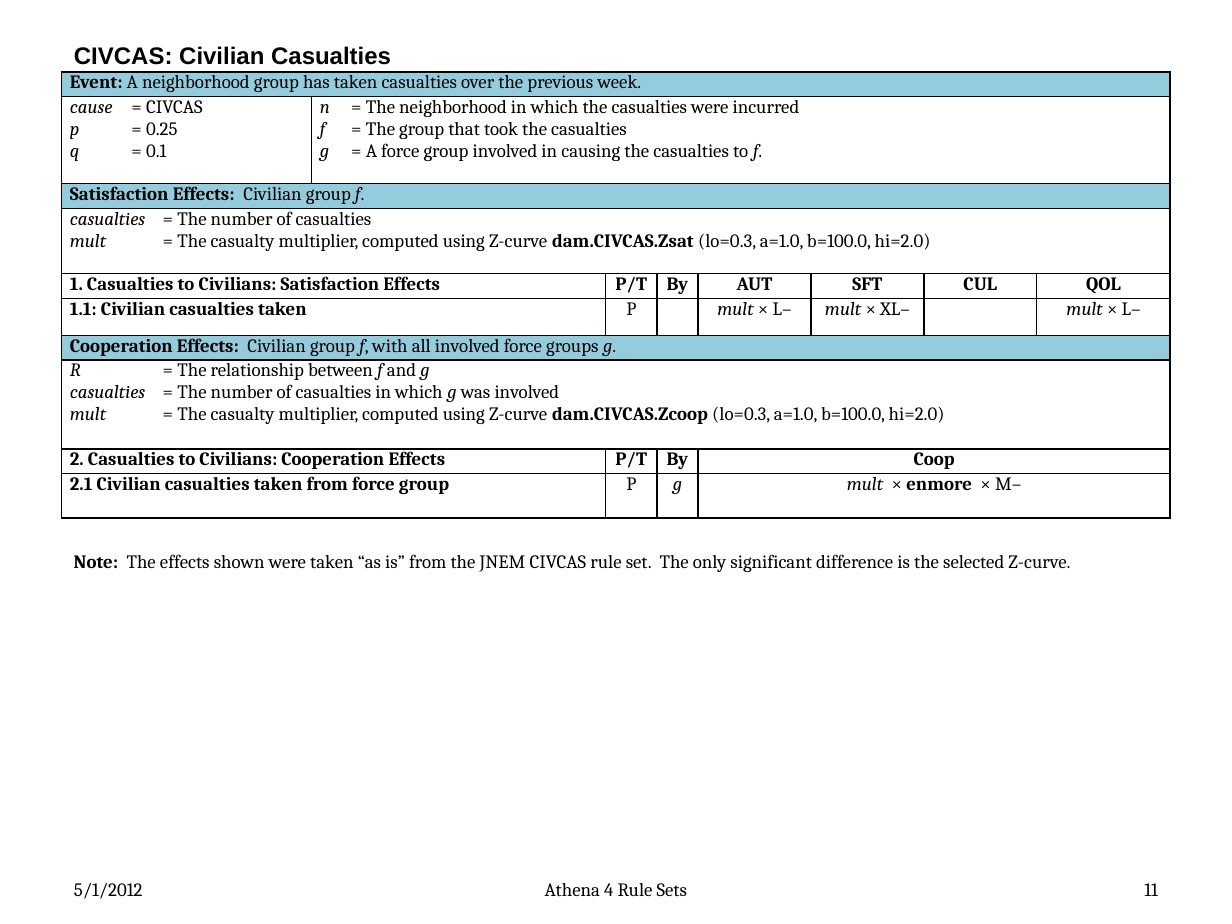
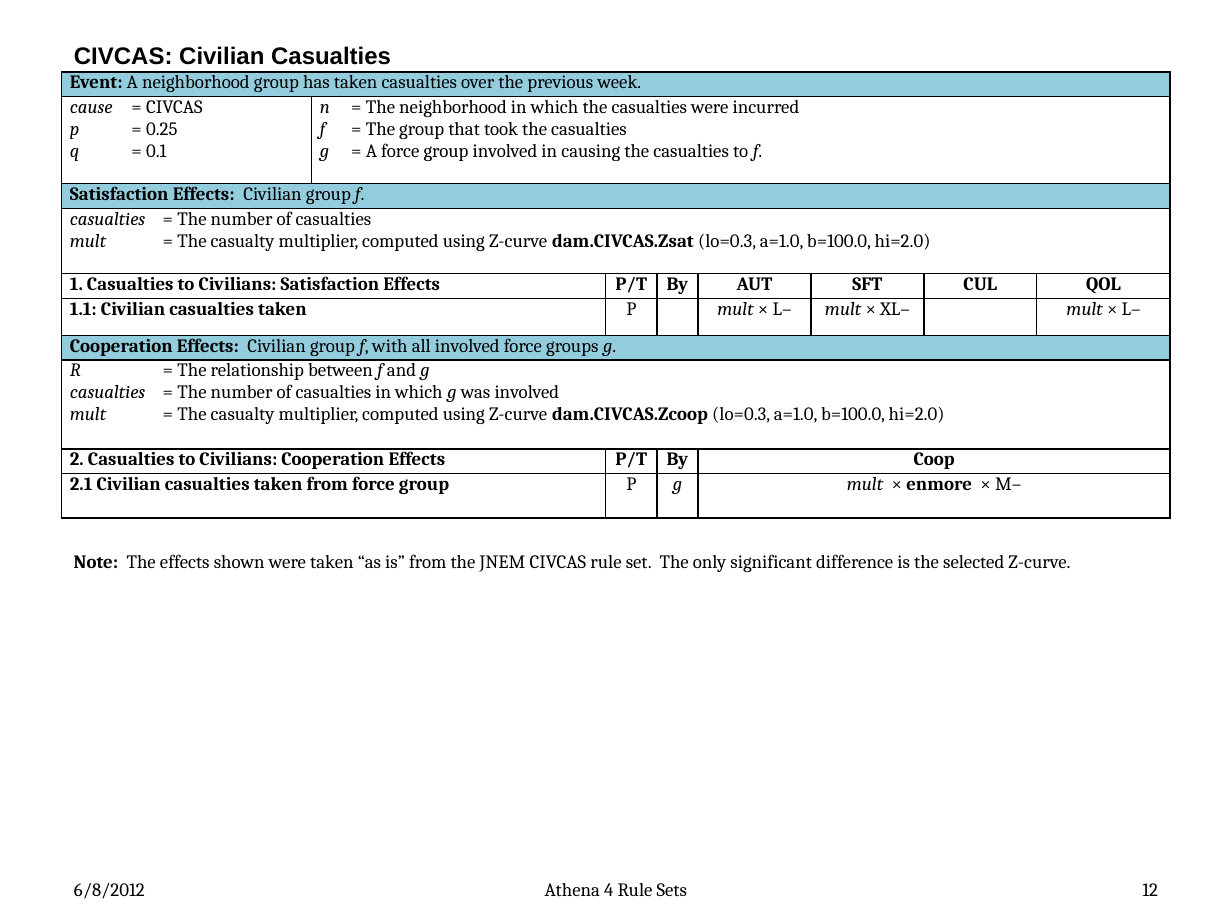
Before and after one commit to AthenaModel/athena-legacy, a slide deck: slide 12 of docs/dev/rules.pptx (slide 11 before the commit). Drawn at 1232x924 pixels with LibreOffice and Linux fonts; fonts in the diff are those of the drawing. Boxes give left, top, right and bottom in pixels: in the first picture for what was removed or moved away, otherwise in the second. Text is boxed around its words. In the diff, an @@ line names an element or a change of style, - is before the commit and + after.

```diff
--- a/docs/dev/rules.pptx
+++ b/docs/dev/rules.pptx
@@ text at [74, 883, 145, 899]: text changed @@
-5/1/2012
+6/8/2012
@@ page number at [1142, 883, 1158, 896]: text changed @@
-11
+12
```
Also in this commit, not shown: 79 other slides changed, 3 slides added.
